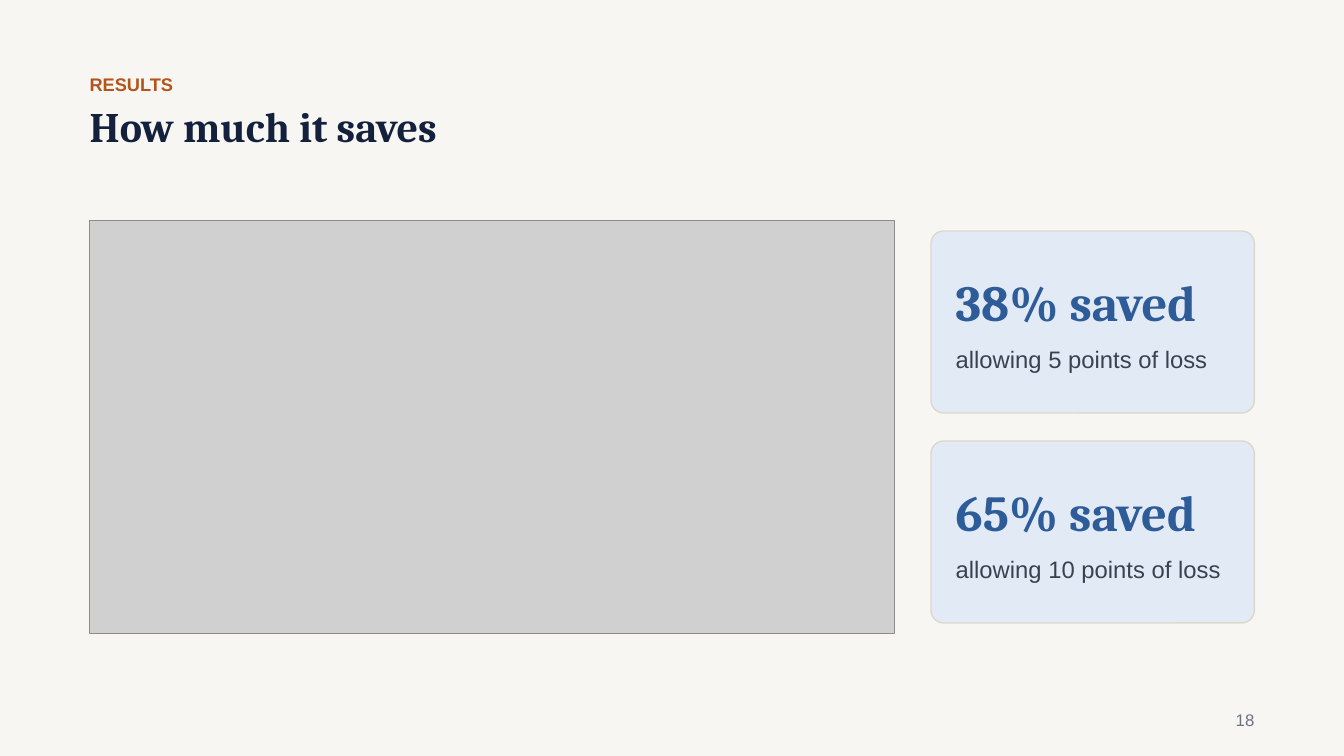
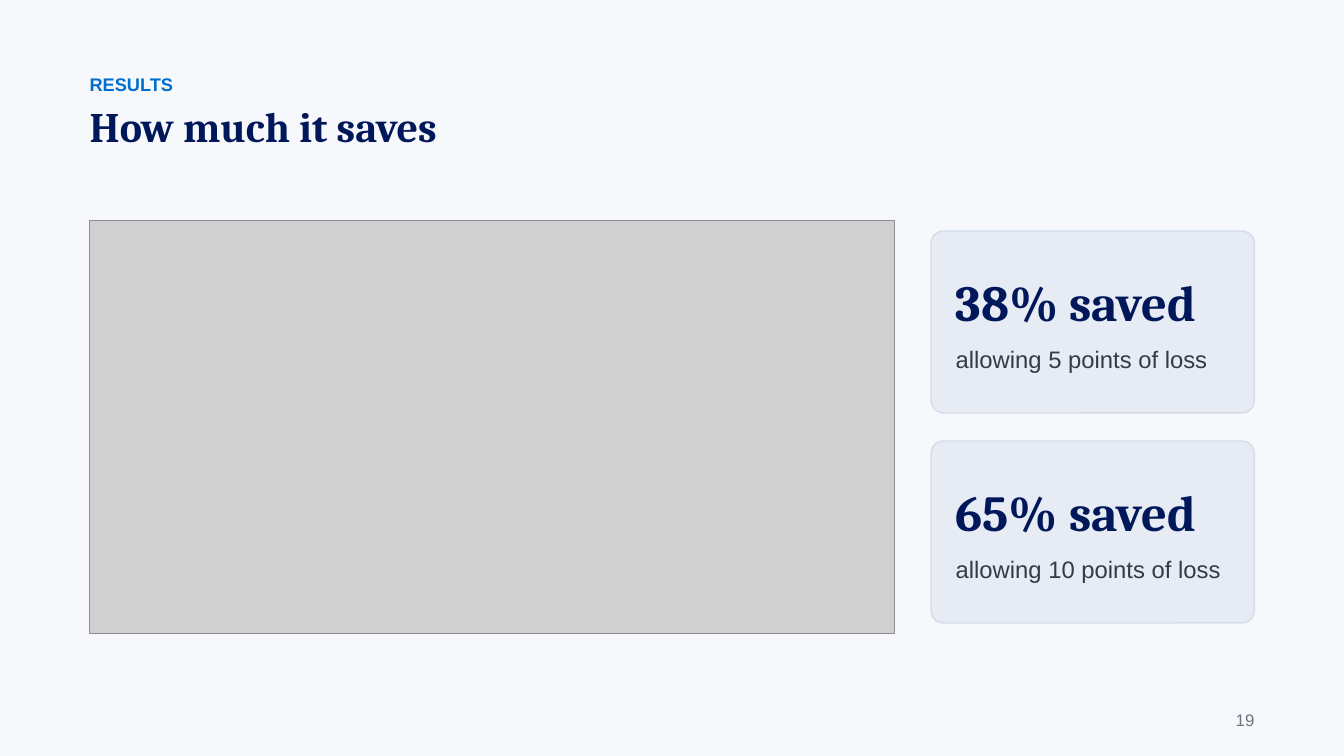
Before and after one commit to gaoj21/tokenbank, a slide deck: slide 19 of slides/CLIMB_talk.pptx (slide 18 before the commit). Drawn at 1344x756 pixels with LibreOffice and Linux fonts; fonts in the diff are those of the drawing; grey boxes stand for pictures. Boxes give left, top, right and bottom in pixels: in the first picture for what was removed or moved away, otherwise in the second. Text is boxed around its words. In the diff, an @@ line names an element or a change of style, - is before the commit and + after.

```diff
--- a/slides/CLIMB_talk.pptx
+++ b/slides/CLIMB_talk.pptx
@@ background #F7F6F2 to #F6F8FB @@
@@ text "RESULTS" at box(90, 78, 173, 91): text colour #B4541A to #006FCF @@
@@ text "How much it saves" at box(90, 112, 437, 143): text colour #14213D to #00175A @@
@@ rounded rectangle "38% saved" at box(932, 231, 1255, 413): text colour #2E5C99 to #00175A in "38% saved"; text colour #3A4150 to #333B47 in "allowing 5 points of loss"; fill #E2EAF5 to #E6EBF4; outline #DDD8CC 1 pt to #D3DCE8 1 pt @@
@@ rounded rectangle "65% saved" at box(932, 442, 1255, 624): text colour #2E5C99 to #00175A in "65% saved"; text colour #3A4150 to #333B47 in "allowing 10 points of loss"; fill #E2EAF5 to #E6EBF4; outline #DDD8CC 1 pt to #D3DCE8 1 pt @@
@@ text at box(1236, 714, 1255, 726): text changed; text colour #6B7280 to #6B7480 @@
-18
+19
```
Also in this commit, not shown: 19 other slides changed, 2 slides added, 17 other files.
